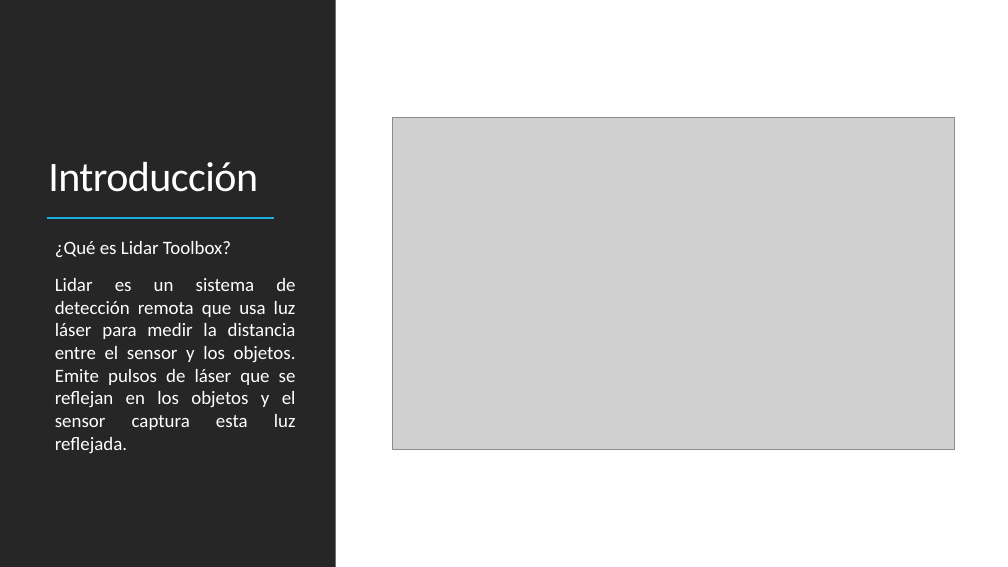
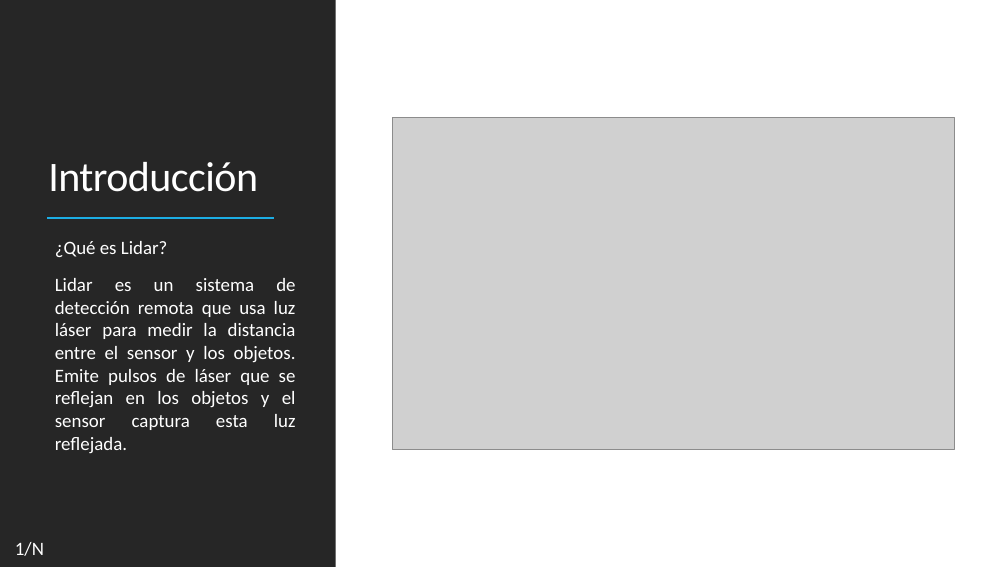
Before and after one commit to MatiasArmijo/Actividades-EIE-401-Matias-Armijo, a slide deck: slide 2 of presentacion final/presentacion_video_10.pptx. Drawn at 1008x567 pixels with LibreOffice and Linux fonts; fonts in the diff are those of the drawing; grey boxes stand for pictures. Boxes give left, top, right and bottom in pixels: in the first picture for what was removed or moved away, otherwise in the second. Text is boxed around its words. In the diff, an @@ line names an element or a change of style, - is before the commit and + after.

```diff
--- a/presentacion final/presentacion_video_10.pptx
+++ b/presentacion final/presentacion_video_10.pptx
@@ text at (55,241,168,257): text changed @@
-  ¿Qué es Lidar Toolbox?
+  ¿Qué es Lidar?
@@ text added at (15,542,44,556), 18 pt, text #FFFFFF @@
+  1/N
```
Also in this commit, not shown: 1 other slide changed, 3 slides added, 1 other file.
